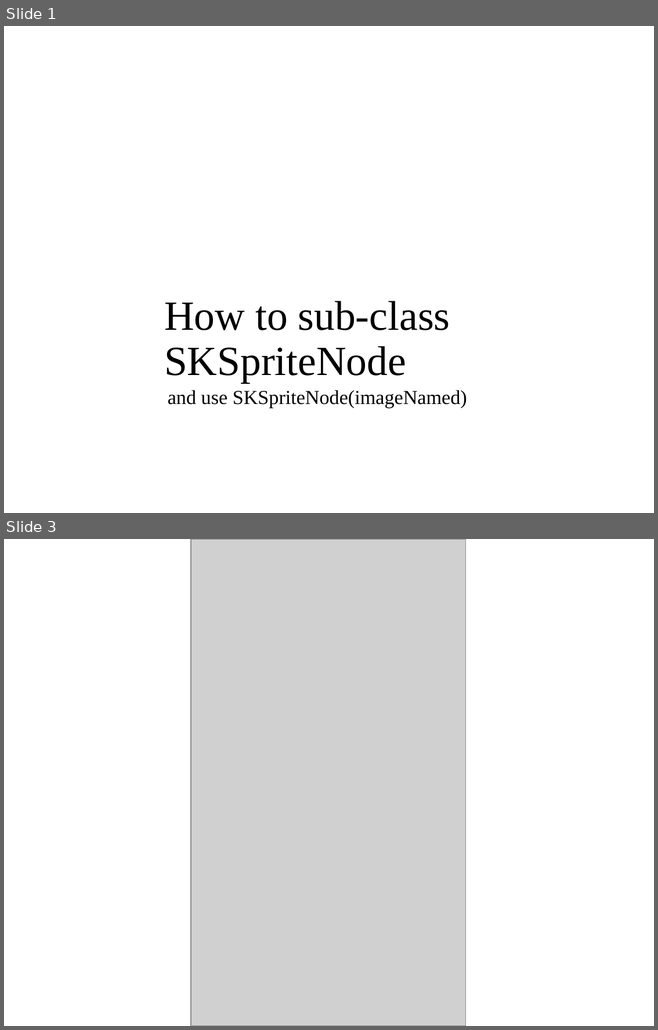
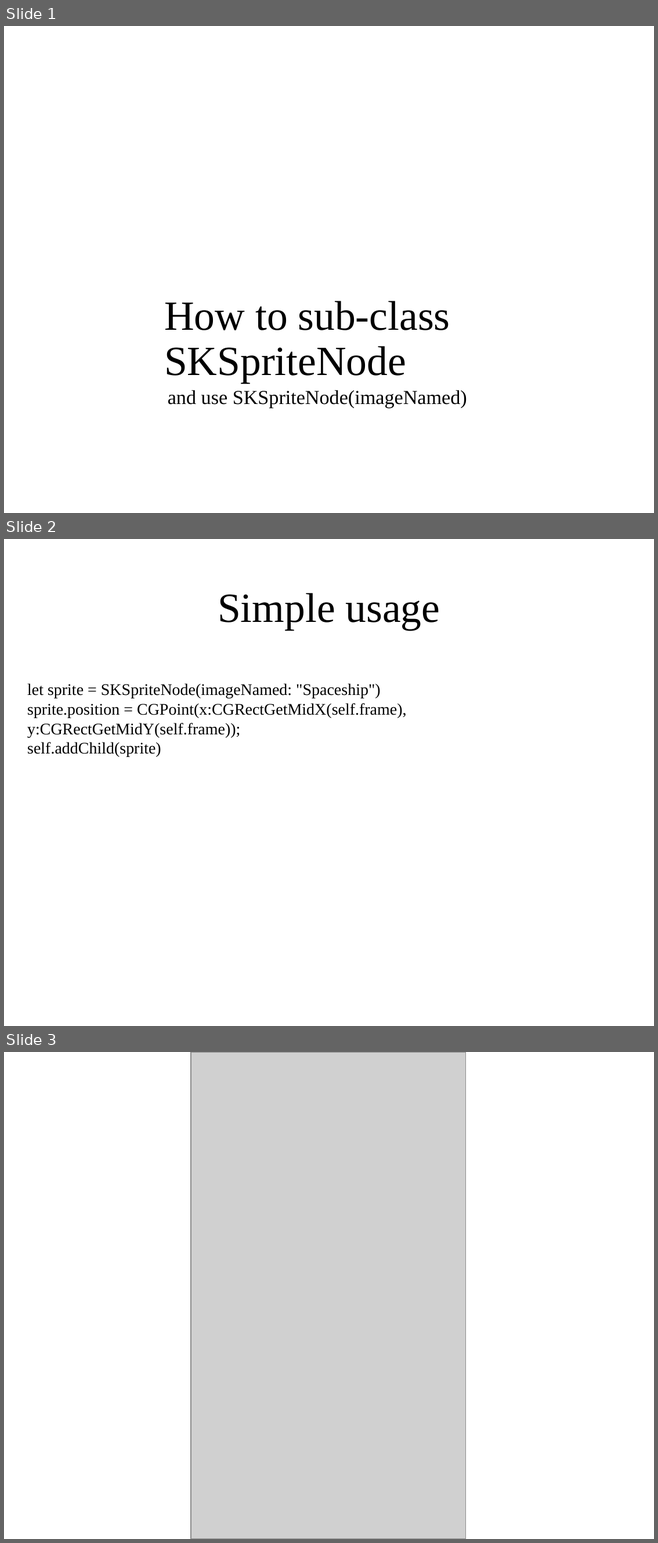
Before and after one commit to petebarber/Misc, a slide deck: HowToSubClassSKSpriteNode/How to subclass SKSpriteNode.pptx. Shown one above the other, each under a label of ours: slides 1 and 3 before the commit, slides 1, 2 and 3 after it; the slides between them are not shown. The pictures are 658x1030 and 658x1543 pixels, drawn with LibreOffice and Linux fonts; fonts in the diff are those of the drawing; grey boxes stand for pictures; background and template pictures are left out. Boxes give left, top, right and bottom in pixels: in the first picture for what was removed or moved away, otherwise in the second. Text is boxed around its words. In the diff, an @@ line names an element or a change of style, - is before the commit and + after.

```diff
--- a/HowToSubClassSKSpriteNode/How to subclass SKSpriteNode.pptx
+++ b/HowToSubClassSKSpriteNode/How to subclass SKSpriteNode.pptx
@@ slide 2 added at [4,539,654,1026], background picture (left out) @@
@@ title added at [217,593,440,630], 46 pt, text #000000 @@
+Simple usage
@@ text added at [27,683,406,757], 18 pt, text #000000 @@
+let sprite = SKSpriteNode(imageNamed: "Spaceship")
+sprite.position = CGPoint(x:CGRectGetMidX(self.frame), y:CGRectGetMidY(self.frame));
+self.addChild(sprite)
```
Also in this commit, not shown: 2 slides changed, 2 other slides added, 1 slide removed, 7 other files.
